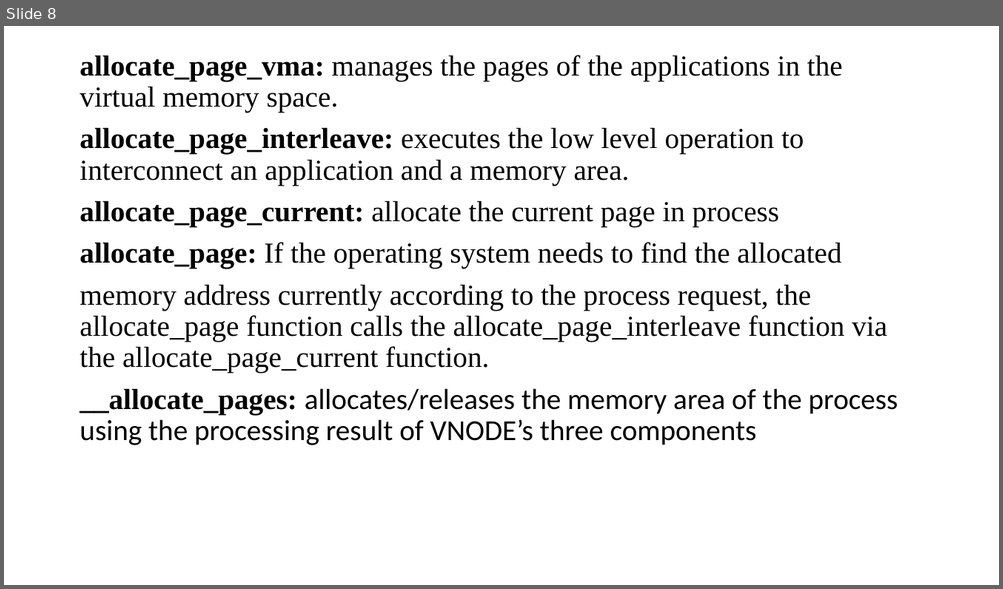
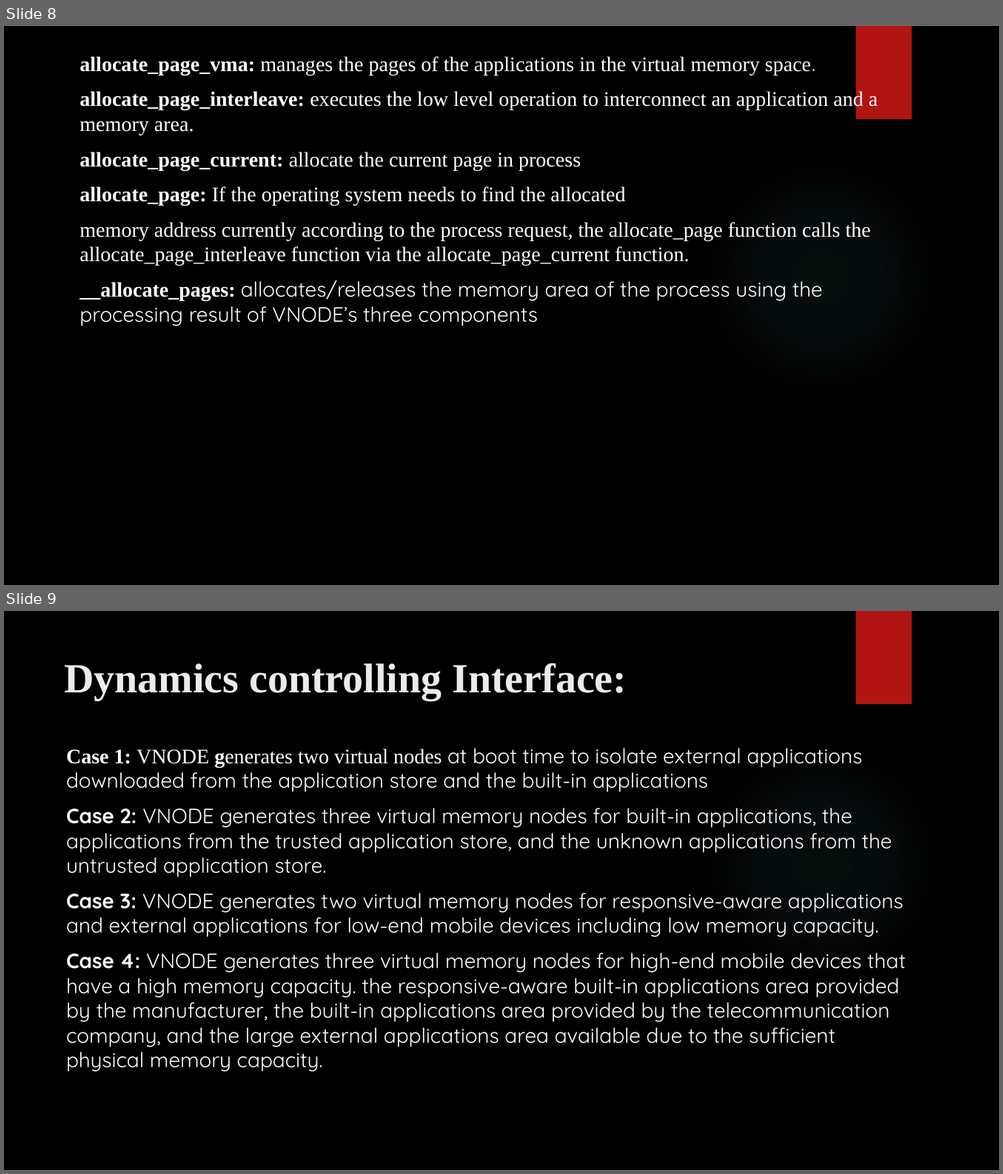
Before and after one commit to chaitanya-40/Virtual-Nodes-Partitioning-to-improve-performance-in-mobile-platform, a slide deck: presentation paper.pptx. Shown one above the other, each under a label of ours: slide 8 before the commit, slides 8 and 9 after it. The pictures are 1003x589 and 1003x1174 pixels, drawn with LibreOffice and Linux fonts; fonts in the diff are those of the drawing; background and template pictures are left out. Boxes give left, top, right and bottom in pixels: in the first picture for what was removed or moved away, otherwise in the second. Text is boxed around its words. In the diff, an @@ line names an element or a change of style, - is before the commit and + after.

```diff
--- a/presentation paper.pptx
+++ b/presentation paper.pptx
@@ slide 9 added at box(4, 611, 999, 1170), background picture (left out); not listed: 2 template elements that a slide beside it also shows @@
@@ title added at box(64, 663, 626, 701), 40 pt, text #EBEBEB, bold @@
+Dynamics controlling Interface:
@@ text added at box(66, 748, 905, 1072), 20 pt, text #FFFFFF @@
+Case 1: VNODE generates two virtual nodes at boot time to isolate external applications downloaded from the application store and the built-in applications
+Case 2: VNODE generates three virtual memory nodes for built-in applications, the applications from the trusted application store, and the unknown applications from the untrusted application store.
+Case 3: VNODE generates two virtual memory nodes for responsive-aware applications and external applications for low-end mobile devices including low memory capacity.
+Case 4: VNODE generates three virtual memory nodes for high-end mobile devices that have a high memory capacity. the responsive-aware built-in applications area provided by the manufacturer, the built-in applications area provided by the telecommunication company, and the large external applications area available due to the sufficient physical memory capacity.
@@ slide 8 changed as well @@
@@ background #FFFFFF to picture (left out) @@
@@ text "allocate_page_vma: manages the pages of ..." at box(79, 56, 877, 326): size 28 to 20 pt, text colour #000000 to #FFFFFF; font Calibri to Quicksand in "space.", "allocates/releases the memory area of the process ..."; line spacing 0.9 to 1 @@
@@ rectangle added at box(855, 26, 911, 119), fill #B01513 @@
@@ ellipse added at box(706, 163, 936, 392), fill gradient #50B9C1 @@
```
Also in this commit, not shown: 7 other slides changed, 4 other slides added, 1 slide removed.
